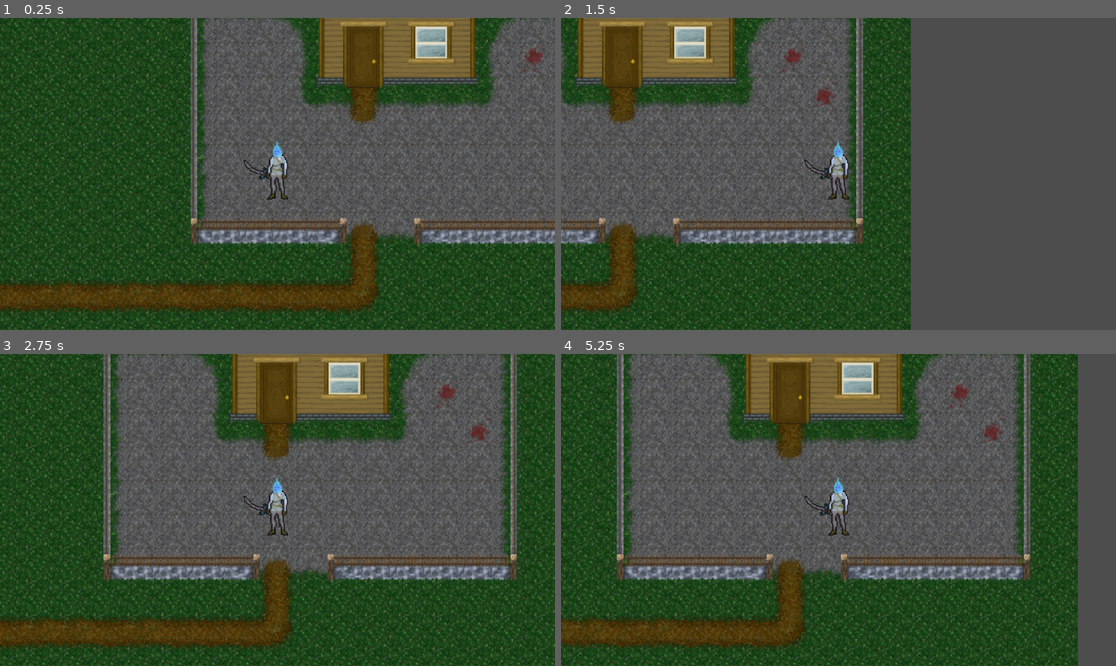
Above: before the commit, frames 1-4 (two rows, left to right).
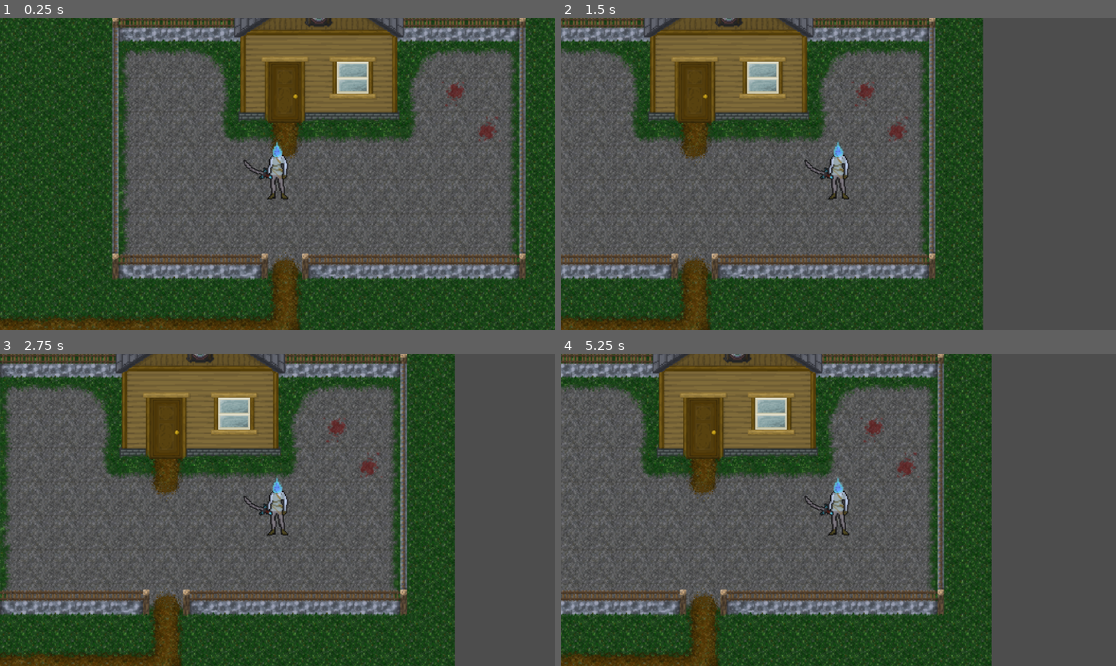
Above: after the commit, the same moments.

Repository: DropTheMag/Eldritch
Game: Godot game, scene res://Main.tscn
The game is run twice, just before and just after one commit, with the same random seed, the same clock (stepped at 60 frames per second) and the same inputs.
Inputs:
- Up to frame 1 (0.25 s): no input
- Up to frame 2 (1.5 s): tap Enter (ui_accept) at 0.5, 0.6, 0.77, 1.07, 1.35 s; hold Right (ui_right) from 0.53 s (still down)
- Up to frame 3 (2.75 s): tap Enter (ui_accept) at 1.52, 1.82, 2.1 s; release Right (ui_right) at 2.03 s; hold Left (ui_left) from 2.03 s (still down)
- Up to frame 4 (5.25 s): release Left (ui_left) at 2.78 s; hold Right (ui_right) 2.78-4.28 s; tap Enter (ui_accept) at 2.85, 3.02, 3.32, 3.6, 3.77, 4.07, 4.25, 4.35, 4.52, 4.82, 5.1 s; hold Left (ui_left) 4.28-5.03 s; hold Right (ui_right) from 5.03 s (still down)

The runs differ from the first frame. In frame 1, 57% of the frame differs, in the area x 0-100%, y 0-100%; in frame 2, 50%; in frame 3, 68%; in frame 4, 63%.

Commit message:
Y-Sorting Setup and Fixed, Collision Boxes Redesigned, Scripts Cleaned Up

Diff:
--- a/EldritchPlayer.tscn
+++ b/EldritchPlayer.tscn
@@ -6,34 +6,31 @@
 [ext_resource type="Script" path="res://CollisionShape2D.gd" id="4_pxfyg"]
 
 [sub_resource type="RectangleShape2D" id="RectangleShape2D_e3615"]
-size = Vector2(20, 4)
+size = Vector2(20, 6)
 
 [node name="Player" type="Node2D"]
-z_as_relative = false
+z_index = 3
 y_sort_enabled = true
+position = Vector2(0, 24)
 
 [node name="CharacterBody2D" type="CharacterBody2D" parent="."]
-z_as_relative = false
-y_sort_enabled = true
+collision_mask = 2
 script = ExtResource("1_60eyx")
 
 [node name="Character" type="Sprite2D" parent="CharacterBody2D"]
-z_index = 4
-y_sort_enabled = true
+position = Vector2(0, -24)
 texture = ExtResource("1_g3o0t")
 
 [node name="Sword" type="Sprite2D" parent="CharacterBody2D"]
-z_index = 3
-y_sort_enabled = true
-position = Vector2(-19, -3)
+position = Vector2(-19, -27)
 rotation = -1.11307
 texture = ExtResource("2_iwb0i")
 
 [node name="Camera2D" type="Camera2D" parent="CharacterBody2D"]
+position = Vector2(0, -24)
 zoom = Vector2(2.2, 2.2)
 
 [node name="WalkingCollision" type="CollisionShape2D" parent="CharacterBody2D" groups=["Player"]]
-z_index = 4
-position = Vector2(0, 20)
+position = Vector2(0, -3)
 shape = SubResource("RectangleShape2D_e3615")
 script = ExtResource("4_pxfyg")
--- a/Main.tres
+++ b/Main.tres
@@ -340,39 +340,46 @@
 6:8/0/physics_layer_0/linear_velocity = Vector2(0, 0)
 6:8/0/physics_layer_0/angular_velocity = 0.0
 6:9/0 = 0
-6:9/0/y_sort_origin = 10
+6:9/0/y_sort_origin = 16
 6:9/0/physics_layer_0/linear_velocity = Vector2(0, 0)
 6:9/0/physics_layer_0/angular_velocity = 0.0
 7:9/0 = 0
-7:9/0/y_sort_origin = 10
+7:9/0/y_sort_origin = 16
 7:9/0/physics_layer_0/linear_velocity = Vector2(0, 0)
 7:9/0/physics_layer_0/angular_velocity = 0.0
+7:9/0/physics_layer_0/polygon_0/points = PackedVector2Array(-16, 16, 16, 16, 16, 8, -16, 8)
 8:9/0 = 0
-8:9/0/y_sort_origin = 10
+8:9/0/y_sort_origin = 16
 8:9/0/physics_layer_0/linear_velocity = Vector2(0, 0)
 8:9/0/physics_layer_0/angular_velocity = 0.0
 7:10/0 = 0
-7:10/0/y_sort_origin = 10
+7:10/0/y_sort_origin = 16
 7:10/0/physics_layer_0/linear_velocity = Vector2(0, 0)
 7:10/0/physics_layer_0/angular_velocity = 0.0
+7:10/0/physics_layer_0/polygon_0/points = PackedVector2Array(-16, 16, -16, 8, -4, 8, -4, -16, 4, -16, 4, 16)
 6:10/0 = 0
-6:10/0/y_sort_origin = 10
+6:10/0/y_sort_origin = 16
 6:10/0/physics_layer_0/linear_velocity = Vector2(0, 0)
 6:10/0/physics_layer_0/angular_velocity = 0.0
+6:10/0/physics_layer_0/polygon_0/points = PackedVector2Array(16, 16, 16, 8, 4, 8, 4, -16, -4, -16, -4, 16)
 6:11/0 = 0
-6:11/0/y_sort_origin = 10
+6:11/0/y_sort_origin = 16
 6:11/0/physics_layer_0/linear_velocity = Vector2(0, 0)
 6:11/0/physics_layer_0/angular_velocity = 0.0
+6:11/0/physics_layer_0/polygon_0/points = PackedVector2Array(-4, 16, -4, 8, 16, 8, 16, 16)
 7:11/0 = 0
-7:11/0/y_sort_origin = 10
+7:11/0/y_sort_origin = 16
 7:11/0/physics_layer_0/linear_velocity = Vector2(0, 0)
 7:11/0/physics_layer_0/angular_velocity = 0.0
+7:11/0/physics_layer_0/polygon_0/points = PackedVector2Array(4, 16, 4, 8, -16, 8, -16, 16)
 8:10/0 = 0
 8:10/0/physics_layer_0/linear_velocity = Vector2(0, 0)
 8:10/0/physics_layer_0/angular_velocity = 0.0
+8:10/0/physics_layer_0/polygon_0/points = PackedVector2Array(-4, -16, -4, 16, 4, 16, 4, -16)
 8:11/0 = 0
 8:11/0/physics_layer_0/linear_velocity = Vector2(0, 0)
 8:11/0/physics_layer_0/angular_velocity = 0.0
+8:11/0/physics_layer_0/polygon_0/points = PackedVector2Array(-4, -16, -4, 16, 4, 16, 4, -16)
 8:8/0 = 0
 8:8/0/physics_layer_0/linear_velocity = Vector2(0, 0)
 8:8/0/physics_layer_0/angular_velocity = 0.0
@@ -381,10 +388,12 @@
 8:7/0/physics_layer_0/angular_velocity = 0.0
 14:2/size_in_atlas = Vector2i(5, 6)
 14:2/0 = 0
+14:2/0/y_sort_origin = 91
 14:2/0/physics_layer_0/linear_velocity = Vector2(0, 0)
 14:2/0/physics_layer_0/angular_velocity = 0.0
+14:2/0/physics_layer_0/polygon_0/points = PackedVector2Array(-76, 92, 76, 92, 76, 12, -76, 12)
 
 [resource]
 tile_size = Vector2i(32, 32)
-physics_layer_0/collision_layer = 1
+physics_layer_0/collision_layer = 2
 sources/1 = SubResource("TileSetAtlasSource_qsugh")
--- a/Main.tscn
+++ b/Main.tscn
@@ -1,251 +1,15 @@
-[gd_scene load_steps=6 format=3 uid="uid://cynd4bs1qfm7s"]
+[gd_scene load_steps=3 format=3 uid="uid://cynd4bs1qfm7s"]
 
 [ext_resource type="TileSet" uid="uid://bocpvgfmrfri3" path="res://Main.tres" id="1_xqkja"]
-[ext_resource type="Texture2D" uid="uid://cq4ackexjww5c" path="res://Tilemap/Tilemap.png" id="1_ykda0"]
 [ext_resource type="PackedScene" uid="uid://5v7eku1ehhaw" path="res://EldritchPlayer.tscn" id="2_i5y61"]
 
-[sub_resource type="TileSetAtlasSource" id="TileSetAtlasSource_q1e54"]
-texture = ExtResource("1_ykda0")
-texture_region_size = Vector2i(32, 32)
-3:3/0 = 0
-3:3/0/physics_layer_0/linear_velocity = Vector2(0, 0)
-3:3/0/physics_layer_0/angular_velocity = 0.0
-3:4/0 = 0
-3:4/0/physics_layer_0/linear_velocity = Vector2(0, 0)
-3:4/0/physics_layer_0/angular_velocity = 0.0
-3:4/0/physics_layer_0/polygon_0/points = PackedVector2Array(16, 16, 16, 10, -16, 10, -16, 16)
-4:3/0 = 0
-4:3/0/physics_layer_0/linear_velocity = Vector2(0, 0)
-4:3/0/physics_layer_0/angular_velocity = 0.0
-4:4/0 = 0
-4:4/0/physics_layer_0/linear_velocity = Vector2(0, 0)
-4:4/0/physics_layer_0/angular_velocity = 0.0
-5:3/0 = 0
-5:3/0/physics_layer_0/linear_velocity = Vector2(0, 0)
-5:3/0/physics_layer_0/angular_velocity = 0.0
-5:4/0 = 0
-5:4/0/physics_layer_0/linear_velocity = Vector2(0, 0)
-5:4/0/physics_layer_0/angular_velocity = 0.0
-9:4/0 = 0
-9:4/0/physics_layer_0/linear_velocity = Vector2(0, 0)
-9:4/0/physics_layer_0/angular_velocity = 0.0
-10:4/0 = 0
-10:4/0/physics_layer_0/linear_velocity = Vector2(0, 0)
-10:4/0/physics_layer_0/angular_velocity = 0.0
-11:4/0 = 0
-11:4/0/physics_layer_0/linear_velocity = Vector2(0, 0)
-11:4/0/physics_layer_0/angular_velocity = 0.0
-11:3/0 = 0
-11:3/0/physics_layer_0/linear_velocity = Vector2(0, 0)
-11:3/0/physics_layer_0/angular_velocity = 0.0
-11:2/0 = 0
-11:2/0/physics_layer_0/linear_velocity = Vector2(0, 0)
-11:2/0/physics_layer_0/angular_velocity = 0.0
-10:2/0 = 0
-10:2/0/physics_layer_0/linear_velocity = Vector2(0, 0)
-10:2/0/physics_layer_0/angular_velocity = 0.0
-9:2/0 = 0
-9:2/0/physics_layer_0/linear_velocity = Vector2(0, 0)
-9:2/0/physics_layer_0/angular_velocity = 0.0
-9:3/0 = 0
-9:3/0/physics_layer_0/linear_velocity = Vector2(0, 0)
-9:3/0/physics_layer_0/angular_velocity = 0.0
-10:3/0 = 0
-10:3/0/physics_layer_0/linear_velocity = Vector2(0, 0)
-10:3/0/physics_layer_0/angular_velocity = 0.0
-6:6/0 = 0
-6:6/0/y_sort_origin = 12
-6:6/0/physics_layer_0/linear_velocity = Vector2(0, 0)
-6:6/0/physics_layer_0/angular_velocity = 0.0
-6:6/0/physics_layer_0/polygon_0/points = PackedVector2Array(-16, 16, 16, 16, 16, 10, -16, 10)
-7:6/0 = 0
-7:6/0/y_sort_origin = 12
-7:6/0/physics_layer_0/linear_velocity = Vector2(0, 0)
-7:6/0/physics_layer_0/angular_velocity = 0.0
-7:6/0/physics_layer_0/polygon_0/points = PackedVector2Array(-16, 16, 16, 16, 16, 10, -16, 10)
-8:6/0 = 0
-8:6/0/y_sort_origin = 12
-8:6/0/physics_layer_0/linear_velocity = Vector2(0, 0)
-8:6/0/physics_layer_0/angular_velocity = 0.0
-8:6/0/physics_layer_0/polygon_0/points = PackedVector2Array(-16, 10, 16, 10, 16, 16, -16, 16)
-8:7/0 = 0
-8:7/0/y_sort_origin = 12
-8:7/0/physics_layer_0/linear_velocity = Vector2(0, 0)
-8:7/0/physics_layer_0/angular_velocity = 0.0
-8:7/0/physics_layer_0/polygon_0/points = PackedVector2Array(-3, -16, 3, -16, 3, 16, -3, 16)
-7:7/0 = 0
-7:7/0/y_sort_origin = 12
-7:7/0/physics_layer_0/linear_velocity = Vector2(0, 0)
-7:7/0/physics_layer_0/angular_velocity = 0.0
-7:7/0/physics_layer_0/polygon_0/points = PackedVector2Array(-16, 16, 3, 16, 2.94646, 10, 3, -16, -3, -16, -3, 10, -16, 10)
-6:7/0 = 0
-6:7/0/y_sort_origin = 12
-6:7/0/physics_layer_0/linear_velocity = Vector2(0, 0)
-6:7/0/physics_layer_0/angular_velocity = 0.0
-6:7/0/physics_layer_0/polygon_0/points = PackedVector2Array(-3, 16, 16, 16, 16, 10, 2.94646, 10, 3, -16, -3, -16)
-3:0/0 = 0
-3:0/0/physics_layer_0/linear_velocity = Vector2(0, 0)
-3:0/0/physics_layer_0/angular_velocity = 0.0
-4:0/0 = 0
-4:0/0/physics_layer_0/linear_velocity = Vector2(0, 0)
-4:0/0/physics_layer_0/angular_velocity = 0.0
-5:0/0 = 0
-5:0/0/physics_layer_0/linear_velocity = Vector2(0, 0)
-5:0/0/physics_layer_0/angular_velocity = 0.0
-5:1/0 = 0
-5:1/0/physics_layer_0/linear_velocity = Vector2(0, 0)
-5:1/0/physics_layer_0/angular_velocity = 0.0
-4:1/0 = 0
-4:1/0/physics_layer_0/linear_velocity = Vector2(0, 0)
-4:1/0/physics_layer_0/angular_velocity = 0.0
-3:1/0 = 0
-3:1/0/physics_layer_0/linear_velocity = Vector2(0, 0)
-3:1/0/physics_layer_0/angular_velocity = 0.0
-5:2/0 = 0
-5:2/0/physics_layer_0/linear_velocity = Vector2(0, 0)
-5:2/0/physics_layer_0/angular_velocity = 0.0
-4:2/0 = 0
-4:2/0/physics_layer_0/linear_velocity = Vector2(0, 0)
-4:2/0/physics_layer_0/angular_velocity = 0.0
-3:2/0 = 0
-3:2/0/physics_layer_0/linear_velocity = Vector2(0, 0)
-3:2/0/physics_layer_0/angular_velocity = 0.0
-11:7/0 = 0
-11:7/0/physics_layer_0/linear_velocity = Vector2(0, 0)
-11:7/0/physics_layer_0/angular_velocity = 0.0
-11:7/0/physics_layer_0/polygon_0/points = PackedVector2Array(-16, 1, 16, 1, 16, -3, -16, -3)
-11:6/0 = 0
-11:6/0/y_sort_origin = 4
-11:6/0/physics_layer_0/linear_velocity = Vector2(0, 0)
-11:6/0/physics_layer_0/angular_velocity = 0.0
-11:6/0/physics_layer_0/polygon_0/points = PackedVector2Array(-16, 4, 16, 4, 16, 8, -16, 8)
-10:6/0 = 0
-10:6/0/y_sort_origin = 4
-10:6/0/physics_layer_0/linear_velocity = Vector2(0, 0)
-10:6/0/physics_layer_0/angular_velocity = 0.0
-10:6/0/physics_layer_0/polygon_0/points = PackedVector2Array(-16, 4, 16, 4, 16, 8, -16, 8)
-10:7/0 = 0
-10:7/0/physics_layer_0/linear_velocity = Vector2(0, 0)
-10:7/0/physics_layer_0/angular_velocity = 0.0
-10:7/0/physics_layer_0/polygon_0/points = PackedVector2Array(-16, 1, 16, 1, 16, -3, -16, -3)
-9:7/0 = 0
-9:7/0/physics_layer_0/linear_velocity = Vector2(0, 0)
-9:7/0/physics_layer_0/angular_velocity = 0.0
-9:7/0/physics_layer_0/polygon_0/points = PackedVector2Array(-16, 1, 16, 1, 16, -3, -16, -3)
-9:6/0 = 0
-9:6/0/y_sort_origin = 4
-9:6/0/physics_layer_0/linear_velocity = Vector2(0, 0)
-9:6/0/physics_layer_0/angular_velocity = 0.0
-9:6/0/physics_layer_0/polygon_0/points = PackedVector2Array(-16, 4, 16, 4, 16, 8, -16, 8)
-9:5/0 = 0
-9:5/0/y_sort_origin = 12
-9:5/0/physics_layer_0/linear_velocity = Vector2(0, 0)
-9:5/0/physics_layer_0/angular_velocity = 0.0
-9:5/0/physics_layer_0/polygon_0/points = PackedVector2Array(-16, 16, 16, 16, 16, 10, -16, 10)
-10:5/0 = 0
-10:5/0/y_sort_origin = 12
-10:5/0/physics_layer_0/linear_velocity = Vector2(0, 0)
-10:5/0/physics_layer_0/angular_velocity = 0.0
-10:5/0/physics_layer_0/polygon_0/points = PackedVector2Array(-16, 16, 16, 16, 16, 10, -16, 10)
-11:5/0 = 0
-11:5/0/y_sort_origin = 12
-11:5/0/physics_layer_0/linear_velocity = Vector2(0, 0)
-11:5/0/physics_layer_0/angular_velocity = 0.0
-11:5/0/physics_layer_0/polygon_0/points = PackedVector2Array(-16, 16, 16, 16, 16, 10, -16, 10)
-8:8/0 = 0
-8:8/0/y_sort_origin = 12
-8:8/0/physics_layer_0/linear_velocity = Vector2(0, 0)
-8:8/0/physics_layer_0/angular_velocity = 0.0
-8:8/0/physics_layer_0/polygon_0/points = PackedVector2Array(-3, -16, 3, -16, 3, 16, -3, 16)
-7:8/0 = 0
-7:8/0/y_sort_origin = 12
-7:8/0/physics_layer_0/linear_velocity = Vector2(0, 0)
-7:8/0/physics_layer_0/angular_velocity = 0.0
-7:8/0/physics_layer_0/polygon_0/points = PackedVector2Array(3, 16, 3, 10, -16, 10, -16, 16)
-6:8/0 = 0
-6:8/0/y_sort_origin = 12
-6:8/0/physics_layer_0/linear_velocity = Vector2(0, 0)
-6:8/0/physics_layer_0/angular_velocity = 0.0
-6:8/0/physics_layer_0/polygon_0/points = PackedVector2Array(-3, 16, 16, 16, 16, 10, -3, 10)
-8:11/0 = 0
-8:11/0/y_sort_origin = 12
-8:11/0/physics_layer_0/linear_velocity = Vector2(0, 0)
-8:11/0/physics_layer_0/angular_velocity = 0.0
-8:11/0/physics_layer_0/polygon_0/points = PackedVector2Array(-3, -16, 3, -16, 3, 16, -3, 16)
-8:10/0 = 0
-8:10/0/y_sort_origin = 12
-8:10/0/physics_layer_0/linear_velocity = Vector2(0, 0)
-8:10/0/physics_layer_0/angular_velocity = 0.0
-8:10/0/physics_layer_0/polygon_0/points = PackedVector2Array(-3, -16, 3, -16, 3, 16, -3, 16)
-8:9/0 = 0
-8:9/0/y_sort_origin = 12
-8:9/0/physics_layer_0/linear_velocity = Vector2(0, 0)
-8:9/0/physics_layer_0/angular_velocity = 0.0
-8:9/0/physics_layer_0/polygon_0/points = PackedVector2Array(-16, 10, 16, 10, 16, 16, -16, 16)
-7:9/0 = 0
-7:9/0/y_sort_origin = 12
-7:9/0/physics_layer_0/linear_velocity = Vector2(0, 0)
-7:9/0/physics_layer_0/angular_velocity = 0.0
-7:9/0/physics_layer_0/polygon_0/points = PackedVector2Array(-16, 10, 16, 10, 16, 16, -16, 16)
-6:9/0 = 0
-6:9/0/y_sort_origin = 12
-6:9/0/physics_layer_0/linear_velocity = Vector2(0, 0)
-6:9/0/physics_layer_0/angular_velocity = 0.0
-6:9/0/physics_layer_0/polygon_0/points = PackedVector2Array(-16, 10, 16, 10, 16, 16, -16, 16)
-6:10/0 = 0
-6:10/0/y_sort_origin = 12
-6:10/0/physics_layer_0/linear_velocity = Vector2(0, 0)
-6:10/0/physics_layer_0/angular_velocity = 0.0
-6:10/0/physics_layer_0/polygon_0/points = PackedVector2Array(-3, -16, 3, -16, 3, 10, 16, 10, 16, 16, -3, 16, -3, 10)
-6:11/0 = 0
-6:11/0/y_sort_origin = 12
-6:11/0/physics_layer_0/linear_velocity = Vector2(0, 0)
-6:11/0/physics_layer_0/angular_velocity = 0.0
-6:11/0/physics_layer_0/polygon_0/points = PackedVector2Array(-3, 10, 16, 10, 16, 16, -3, 16)
-7:11/0 = 0
-7:11/0/y_sort_origin = 12
-7:11/0/physics_layer_0/linear_velocity = Vector2(0, 0)
-7:11/0/physics_layer_0/angular_velocity = 0.0
-7:11/0/physics_layer_0/polygon_0/points = PackedVector2Array(-16, 10, 3, 10, 3, 16, -16, 16)
-7:10/0 = 0
-7:10/0/y_sort_origin = 12
-7:10/0/physics_layer_0/linear_velocity = Vector2(0, 0)
-7:10/0/physics_layer_0/angular_velocity = 0.0
-7:10/0/physics_layer_0/polygon_0/points = PackedVector2Array(-3, -16, 3, -16, 3, 16, -16, 16, -16, 10, -3, 10)
-14:2/size_in_atlas = Vector2i(5, 6)
-14:2/0 = 0
-14:2/0/z_index = 1
-14:2/0/physics_layer_0/linear_velocity = Vector2(0, 0)
-14:2/0/physics_layer_0/angular_velocity = 0.0
-14:2/0/physics_layer_0/polygon_0/points = PackedVector2Array(-74, 10, 74, 10, 74, 91, -74, 91)
-3:7/0 = 0
-3:7/0/physics_layer_0/linear_velocity = Vector2(0, 0)
-3:7/0/physics_layer_0/angular_velocity = 0.0
-3:6/0 = 0
-3:6/0/physics_layer_0/linear_velocity = Vector2(0, 0)
-3:6/0/physics_layer_0/angular_velocity = 0.0
-4:6/0 = 0
-4:6/0/physics_layer_0/linear_velocity = Vector2(0, 0)
-4:6/0/physics_layer_0/angular_velocity = 0.0
-4:7/0 = 0
-4:7/0/physics_layer_0/linear_velocity = Vector2(0, 0)
-4:7/0/physics_layer_0/angular_velocity = 0.0
-3:5/0 = 0
-3:5/0/physics_layer_0/linear_velocity = Vector2(0, 0)
-3:5/0/physics_layer_0/angular_velocity = 0.0
-
-[sub_resource type="TileSet" id="TileSet_aubq3"]
-tile_size = Vector2i(32, 32)
-physics_layer_0/collision_layer = 1
-sources/0 = SubResource("TileSetAtlasSource_q1e54")
-
 [node name="MainNode" type="Node2D"]
-z_as_relative = false
 y_sort_enabled = true
 
 [node name="Master Tilemap" type="TileMap" parent="."]
 y_sort_enabled = true
 texture_filter = 1
+position = Vector2(7, 24)
 tile_set = ExtResource("1_xqkja")
 format = 2
 layer_0/name = "Ground"
@@ -259,24 +23,11 @@
 layer_3/name = "Fences"
 layer_3/y_sort_enabled = true
 layer_3/z_index = 3
-layer_3/tile_data = PackedInt32Array(458778, 524289, 9, 4587 …(137 unchanged characters)… , 458753, 9, 458782, 458753, 9, 458781, 393217, 9, 393250, 524289, 10, 327714, 524289, 10, 262178, 524289, 10, 196642, 524289, 10, 131106, 524289, 10, 65570, 524289, 10, 65558, 524289, 11, 131094, 524289, 11, 196630, 524289, 11, 262166, 524289, 11, 327702, 524289, 11, 393238, 524289, 11, 34, 458753, 11, 33, 458753, 9, 32, 458753, 9, 31, 458753, 9, 25, 458753, 9, 24, 458753, 9, 23, 458753, 9, 22, 393217, 11, 26, 458753, 9, 30, 458753, 9)
+layer_3/tile_data = PackedInt32Array(458778, 524289, 9, 4587 …(137 unchanged characters)… , 458753, 9, 458782, 458753, 9, 458781, 458753, 9, 393250, 524289, 10, 327714, 524289, 10, 262178, 524289, 10, 196642, 524289, 10, 131106, 524289, 10, 65570, 524289, 10, 65558, 524289, 11, 131094, 524289, 11, 196630, 524289, 11, 262166, 524289, 11, 327702, 524289, 11, 393238, 524289, 11, 34, 458753, 11, 33, 458753, 9, 32, 458753, 9, 31, 458753, 9, 25, 458753, 9, 24, 458753, 9, 23, 458753, 9, 22, 393217, 11, 26, 458753, 9, 30, 458753, 9, 458780, 393217, 9)
 layer_4/name = "Buildings"
 layer_4/y_sort_enabled = true
-layer_4/z_index = 4
+layer_4/z_index = 3
 layer_4/tile_data = PackedInt32Array(28, 917505, 2)
 
-[node name="Buildings and Fences" type="TileMap" parent="."]
-visible = false
-z_as_relative = false
-y_sort_enabled = true
-tile_set = SubResource("TileSet_aubq3")
-format = 2
-layer_0/name = "Ground"
-layer_0/tile_data = PackedInt32Array(458775, 196608, 7, 458776, 196608, 7, 458777, 196608, 7, 458778, 196608, 7, 458774, 196608, 7, 393238, 196608, 7, 393239, 196608, 7, 327703, 196608, 7, 327702, 196608, 7, 393240, 196608, 7, 393241, 196608, 7, 393242, 196608, 7)
-layer_1/name = "Object"
-layer_1/y_sort_enabled = true
-layer_1/z_index = 1
-layer_1/tile_data = PackedInt32Array(458778, 524288, 6, 458777, 458752, 6, 458776, 458752, 6, 458775, 458752, 6, 458781, 458752, 6, 458782, 458752, 6, 458783, 458752, 6, 458784, 458752, 6, 458785, 458752, 6, 458786, 458752, 7, 458774, 393216, 7, 393238, 524288, 11, 327702, 524288, 11, 262166, 524288, 11, 65558, 524288, 11, 131094, 524288, 11, 196630, 524288, 11, 28, 917504, 2, 393250, 524288, 8, 327714, 524288, 8, 262178, 524288, 8, 196642, 524288, 8, 131106, 524288, 8, 65570, 524288, 8, 34, 458752, 11, 33, 458752, 9, 32, 458752, 9, 31, 458752, 9, 30, 458752, 9, 29, 458752, 9, 27, 458752, 9, 26, 458752, 9, 25, 458752, 9, 24, 458752, 9, 23, 458752, 9, 22, 393216, 11)
-
-[node name="Player" parent="." groups=["Player"] instance=ExtResource("2_i5y61")]
-position = Vector2(799, 188)
+[node name="Player" parent="." instance=ExtResource("2_i5y61")]
+position = Vector2(880, 203)
--- a/PlayerBody.gd
+++ b/PlayerBody.gd
@@ -1,35 +1,19 @@
 extends CharacterBody2D
 
-
-const SPEED = 300.0
-const JUMP_VELOCITY = -400.0
-
-# Get the gravity from the project settings to be synced with RigidBody nodes.
-var gravity = ProjectSettings.get_setting("physics/2d/default_gravity")
-
+const SPEED = 150.0
 
 func _physics_process(delta):
 
+	var HDirection = Input.get_axis("ui_left", "ui_right")
+	var VDirection = Input.get_axis("ui_up", "ui_down")
 
-	# Handle jump.
-	if Input.is_action_just_pressed("ui_accept") and is_on_floor():
-		velocity.y = JUMP_VELOCITY
-
-	# Get the input direction and handle the movement/deceleration.
-	# As good practice, you should replace UI actions with custom gameplay actions.
-	var Horizontaldirection = Input.get_axis("ui_left", "ui_right")
-	var Verticaldirection = Input.get_axis("ui_up", "ui_down")
-	if Horizontaldirection:
-		velocity.x = Horizontaldirection * SPEED
+	if HDirection:
+		velocity.x = HDirection * SPEED
 	else:
 		velocity.x = move_toward(velocity.x, 0, SPEED)
-	if Verticaldirection:
-		velocity.y = Verticaldirection * SPEED
+	if VDirection:
+		velocity.y = VDirection * SPEED
 	else:
-		velocity.y = move_toward(velocity.x, 0, SPEED)
+		velocity.y = move_toward(velocity.y, 0, SPEED)
 
 	move_and_slide()
-
-
-func _on_area_2d_area_entered(area):
-	pass # Replace with function body.
